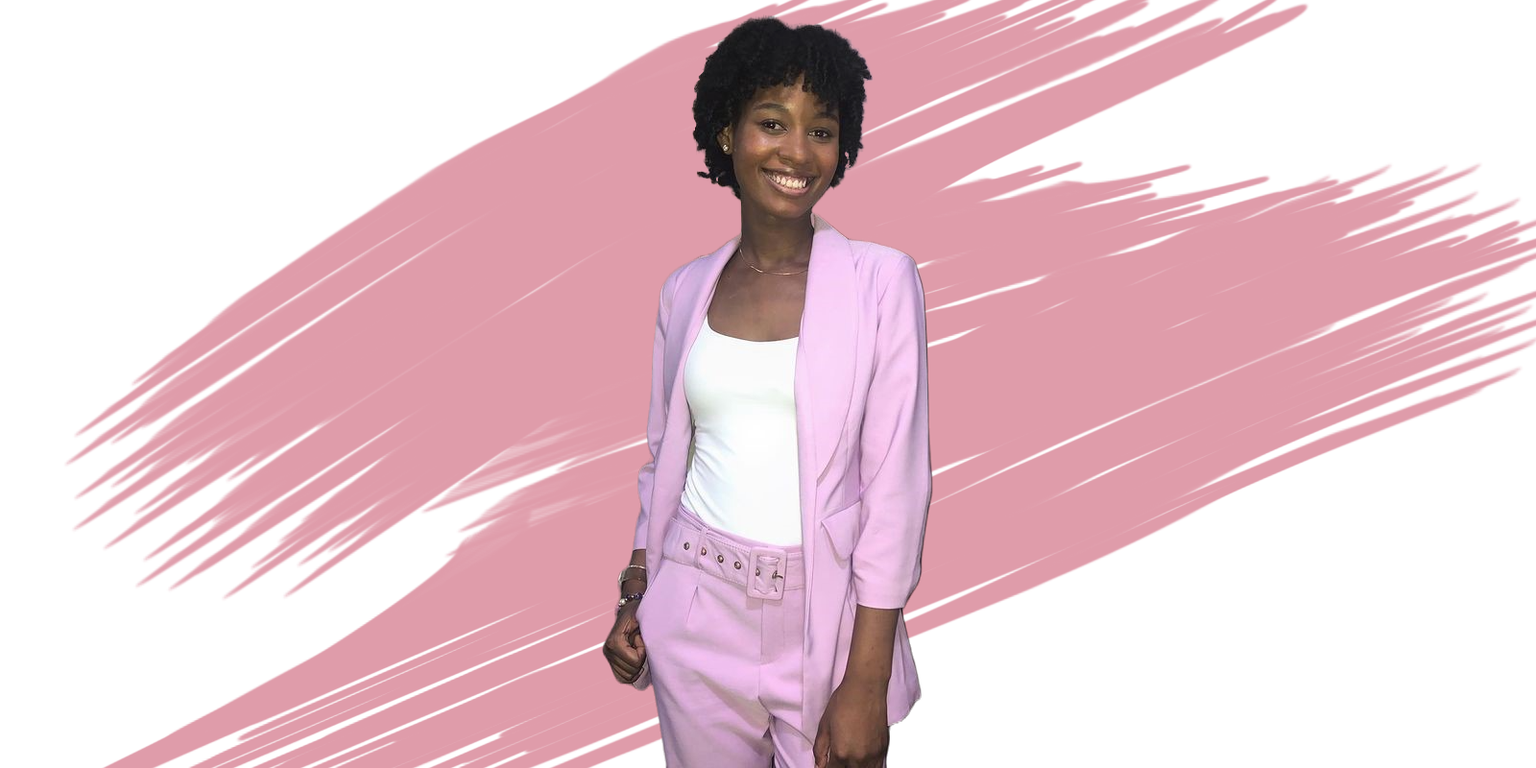
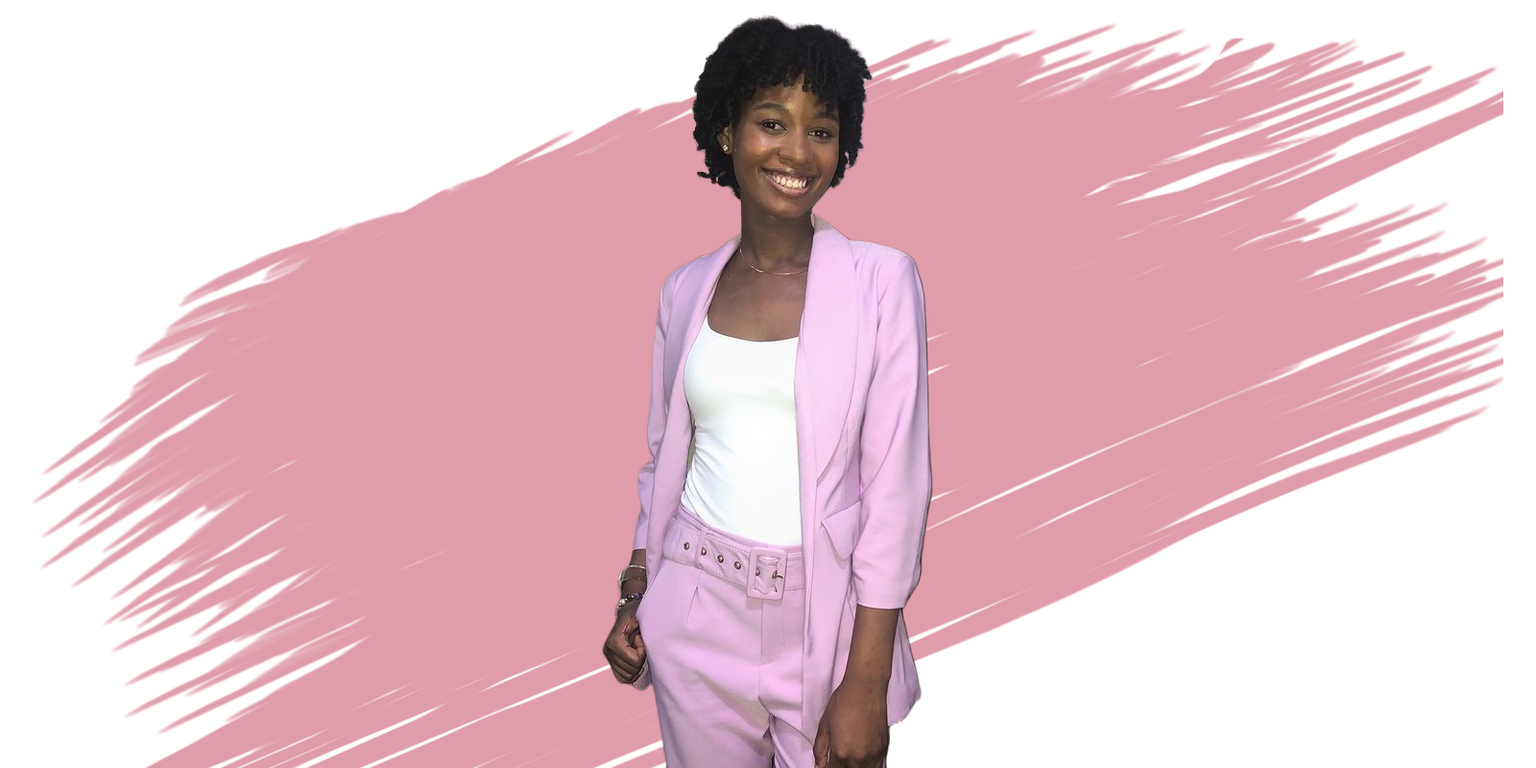
Layered file, before and after one edit (1536px x 768px). Changes by layer:
painted on "Layer 2" over left=31, top=0, right=1536, bottom=768
